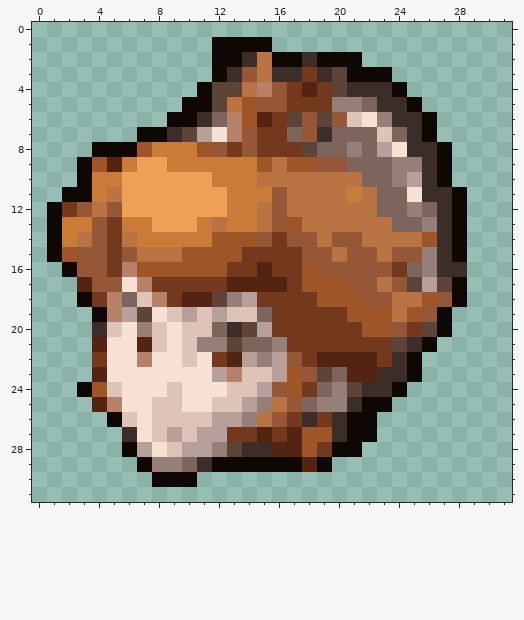
Two versions of one pixel-art sprite, Renders and Cosmetics/Peach/STCs/CI4/Peach_Shadow_PM_4_STC_CI4.png. The picture above is the old version.
The file is 32x32 pixels. Colours within 5 levels of each other are drawn and written as one.
And afterwards:
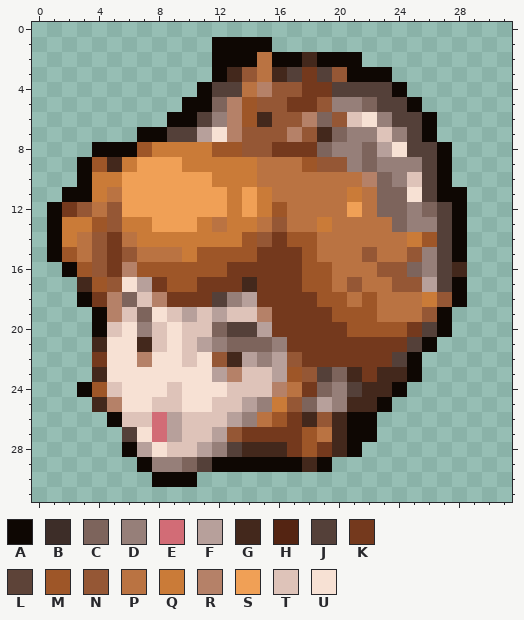
Palette (. is transparent): A #0e0703  B #3d2d28  C #7d645c  D #967f79  E #d26c76  F #b7a09b  G #43281c  H #542412  J #544039  K #74391d  L #5d4338  M #9e5628  N #955735  P #ba7342  Q #ca7b38  R #b58168  S #f0a056  T #dec3b9  U #f7e1d4
From old to new:
Changed rows in their new state; - is an unchanged pixel.
first column x 3:
 2 -----------A---G----------
 3 ----------G--GJ-JN--------
 4 ---------JJ---NK-JJJJ-----
 5 ---------CR-----N---JJ----
 6 --------JD--GNNRC----JJ---
 7 ------JJ----NNR-G-DD-DJ---
 8 --------QMM-N--K-D----JJ--
 9 --G---S-----P-P---D-D--J--
10 -------------------R--TJ--
11 -----------S-P---------JA-
12 -----------SQM----S-----J-
13 -MN-----------P-Q-----D-J-
14 ---------QQ---MM-PP---Q-J-
15 P------Q---M---MP-P--P--J-
16 M-----------K---MPPP-N--JG
17 GM--F-MM--KGKK---P-P--N-J-
18 -------KKJ--------PMP--Q--
19 ---TC-------R----M--P-P---
20 -A--------JJ------M--M-J--
21 -G--G---F-C----------KJ---
22 ---------NG-----KKKK-J----
23 -G--------------J-GKGG----
24 ------------TRP---JGG-----
25 -G-----------Q--F-GG------
26 ----TEF--T---M-GNG--------
27 ---J-E--T-N-K-K-PG--------
28 -------T--JGGGK--G--------
29 --------J------G----------
Changed places in both pictures, as pixel boxes (x1, y1, x2, y2):
changed: (77, 52, 467, 472)
